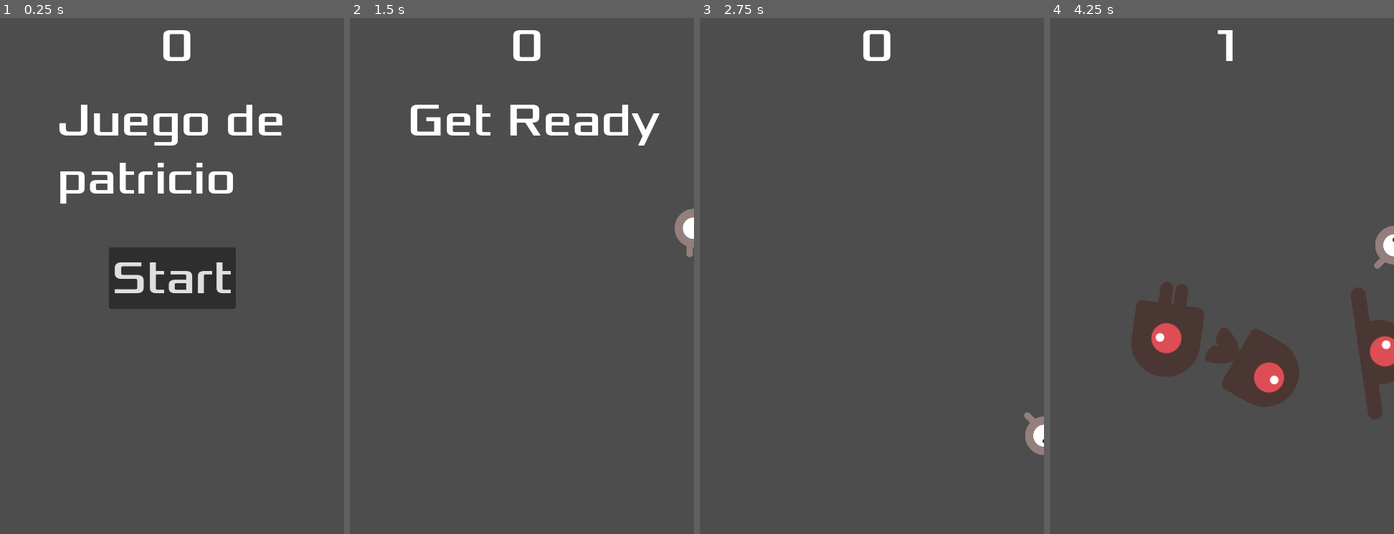
Above: before the commit, frames 1-4 (left to right).
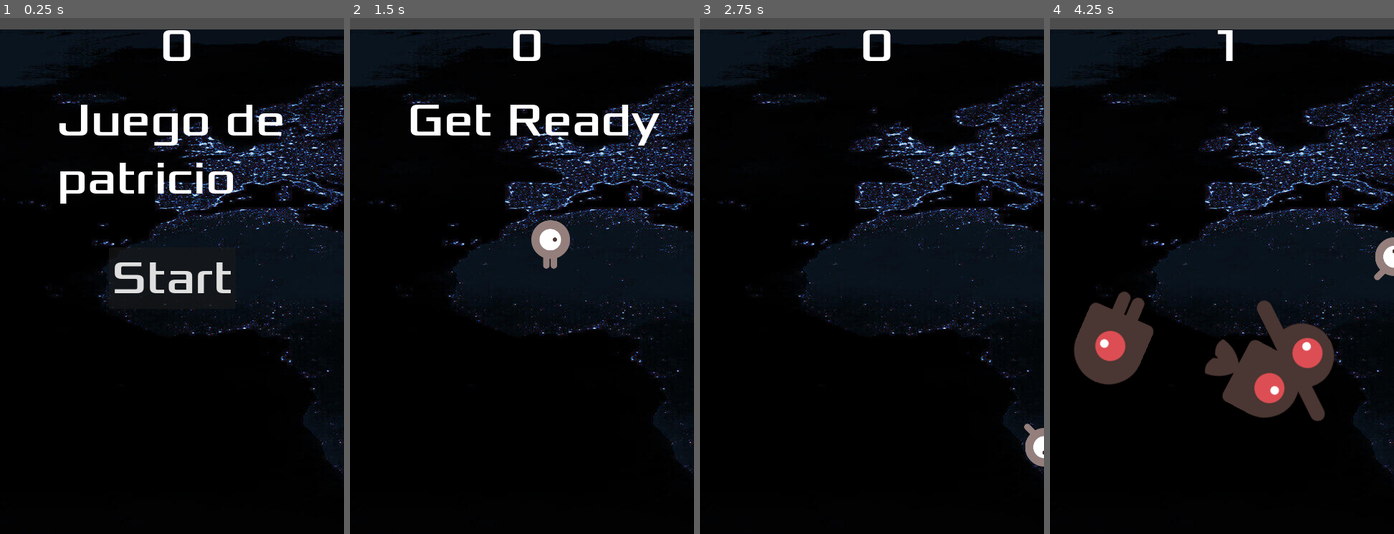
Above: after the commit, the same moments.

Repository: PatricioCristaldo/tu_primer_juego2d_patricio
Game: Godot game, scene res://main.tscn
The game is run twice, just before and just after one commit, with the same random seed, the same clock (stepped at 60 frames per second) and the same inputs.
Inputs:
- Up to frame 1 (0.25 s): no input
- Up to frame 2 (1.5 s): click "Start" at 0.5 s; tap Enter at 1.25 s; hold Right (move_right) from 1.28 s (still down)
- Up to frame 3 (2.75 s): release Right (move_right) at 2.03 s; hold Down (move_down) from 2.03 s (still down)
- Up to frame 4 (4.25 s): release Down (move_down) at 2.78 s; hold Right (move_right) 2.78-3.53 s; hold Up (move_up) from 3.53 s (still down)

The runs differ from the first frame. In frame 1, 94% of the frame differs, in the area x 0-100%, y 2-100%; in frame 2, 96%; in frame 3, 97%; in frame 4, 95%.

Commit message:
Finalizando el juego

Diff:
--- a/nuevo-proyecto-de-juego/main.gd
+++ b/nuevo-proyecto-de-juego/main.gd
@@ -14,7 +14,7 @@
 	$HUD.show_message("Get Ready")
 	get_node("Player").show()
 	get_tree().paused = false
-	get_node("Player").position = Vector2(400, 300)  # Ajusta esta posición según sea necesario
+	get_node("Player").position = Vector2(200, 300)  # Ajusta esta posición según sea necesario
 
 func _on_score_timer_timeout():
 	score += 1
--- a/nuevo-proyecto-de-juego/main.tscn
+++ b/nuevo-proyecto-de-juego/main.tscn
@@ -1,22 +1,38 @@
-[gd_scene load_steps=6 format=3 uid="uid://2y11w8xav8c0"]
+[gd_scene load_steps=7 format=3 uid="uid://2y11w8xav8c0"]
 
 [ext_resource type="Script" uid="uid://c66cyy6f0j26v" path="res://main.gd" id="1_0xm2m"]
 [ext_resource type="PackedScene" uid="uid://dak3pu31mr0m5" path="res://mob.tscn" id="2_1bvp3"]
 [ext_resource type="PackedScene" uid="uid://ma1pqtcxaex8" path="res://player.tscn" id="2_h2yge"]
+[ext_resource type="Texture2D" uid="uid://c7axalmcllh8e" path="res://-1472580979.jpg" id="3_lquwl"]
 [ext_resource type="PackedScene" uid="uid://bmxs0odcfb2gj" path="res://hud.tscn" id="4_1bvp3"]
 
 [sub_resource type="Curve2D" id="Curve2D_1bvp3"]
 _data = {
-"points": PackedVector2Array(0, 0, 0, 0, -4, 4, 0, 0, 0, 0, 471, -2, 0, 0, 0, 0, 478, 719, 0, 0, 0, 0, -4, 4)
+"points": PackedVector2Array(0, 0, 0, 0, -4, 4, 0, 0, 0, 0, 471, -2, 0, 0, 0, 0, 478, 719, 0, 0, 0, 0, 0, 706, 0, 0, 0, 0, -4, 4)
 }
-point_count = 4
+point_count = 5
 
 [node name="Main" type="Node2D"]
+position = Vector2(0, 16)
 script = ExtResource("1_0xm2m")
 mob_scene = ExtResource("2_1bvp3")
 
+[node name="TextureRect" type="TextureRect" parent="."]
+offset_right = 720.0
+offset_bottom = 720.0
+texture = ExtResource("3_lquwl")
+
+[node name="ColorRect" type="ColorRect" parent="."]
+layout_direction = 1
+anchors_preset = 15
+anchor_right = 1.0
+anchor_bottom = 1.0
+grow_horizontal = 2
+grow_vertical = 2
+metadata/_edit_use_anchors_ = true
+
 [node name="Player" parent="." instance=ExtResource("2_h2yge")]
-position = Vector2(128, 96)
+position = Vector2(-138, -46)
 
 [node name="MobTimer" type="Timer" parent="."]
 wait_time = 0.5
@@ -28,15 +44,15 @@
 one_shot = true
 
 [node name="StartPosition" type="Marker2D" parent="."]
-position = Vector2(240, 450)
+position = Vector2(-6, 178)
 
 [node name="MobPath" type="Path2D" parent="."]
-position = Vector2(3.9668, 0)
+position = Vector2(-152, -64)
 scale = Vector2(0.991701, 1)
 curve = SubResource("Curve2D_1bvp3")
 
 [node name="MobSpawnLocation" type="PathFollow2D" parent="MobPath"]
-position = Vector2(-3.99997, 0)
+position = Vector2(290.41, 2)
 rotation = -0.0126309
 
 [node name="HUD" parent="." instance=ExtResource("4_1bvp3")]
--- a/nuevo-proyecto-de-juego/mob.tscn
+++ b/nuevo-proyecto-de-juego/mob.tscn
@@ -57,7 +57,7 @@
 position = Vector2(252, 260)
 sprite_frames = SubResource("SpriteFrames_yscv0")
 animation = &"fly"
-frame_progress = 0.82844
+frame_progress = 0.575784
 speed_scale = 0.75
 
 [node name="CollisionShape2D" type="CollisionShape2D" parent="."]
--- a/nuevo-proyecto-de-juego/player.tscn
+++ b/nuevo-proyecto-de-juego/player.tscn
@@ -35,7 +35,7 @@
 radius = 27.0
 height = 68.0
 
-[node name="Player" type="Area2D"]
+[node name="Player" type="Area2D" groups=["mobs"]]
 script = ExtResource("1_sweqy")
 metadata/_edit_group_ = true
 
Binary file added: nuevo-proyecto-de-juego/-1472580979.jpg
Not shown, added: nuevo-proyecto-de-juego/-1472580979.jpg.import
